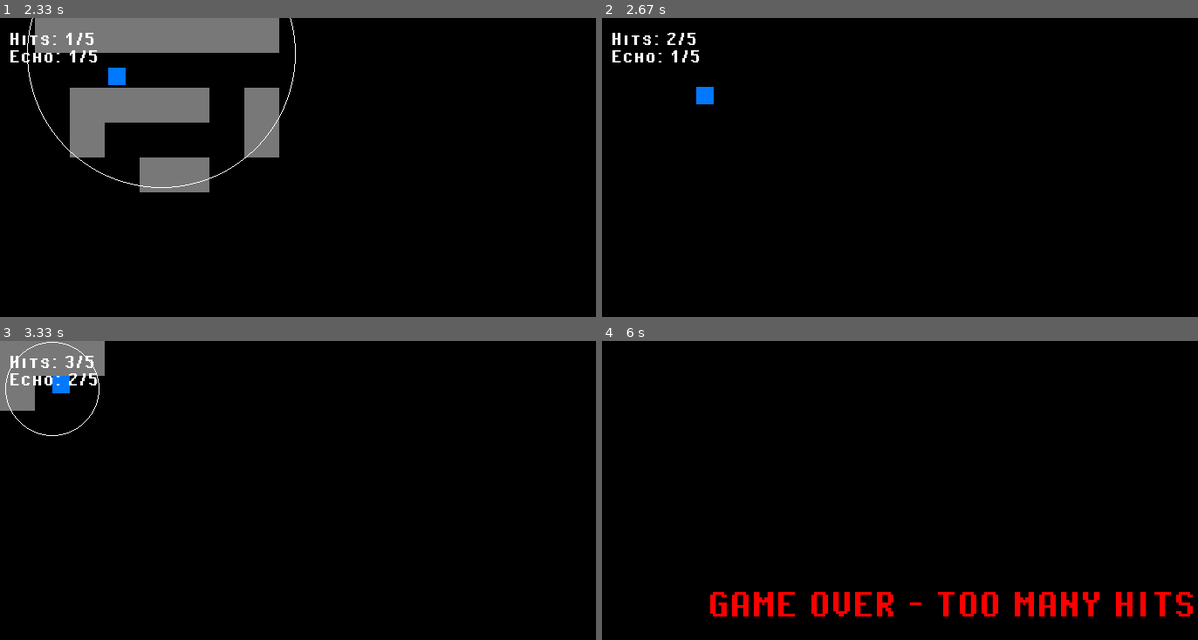
Above: before the commit, frames 1-4 (two rows, left to right).
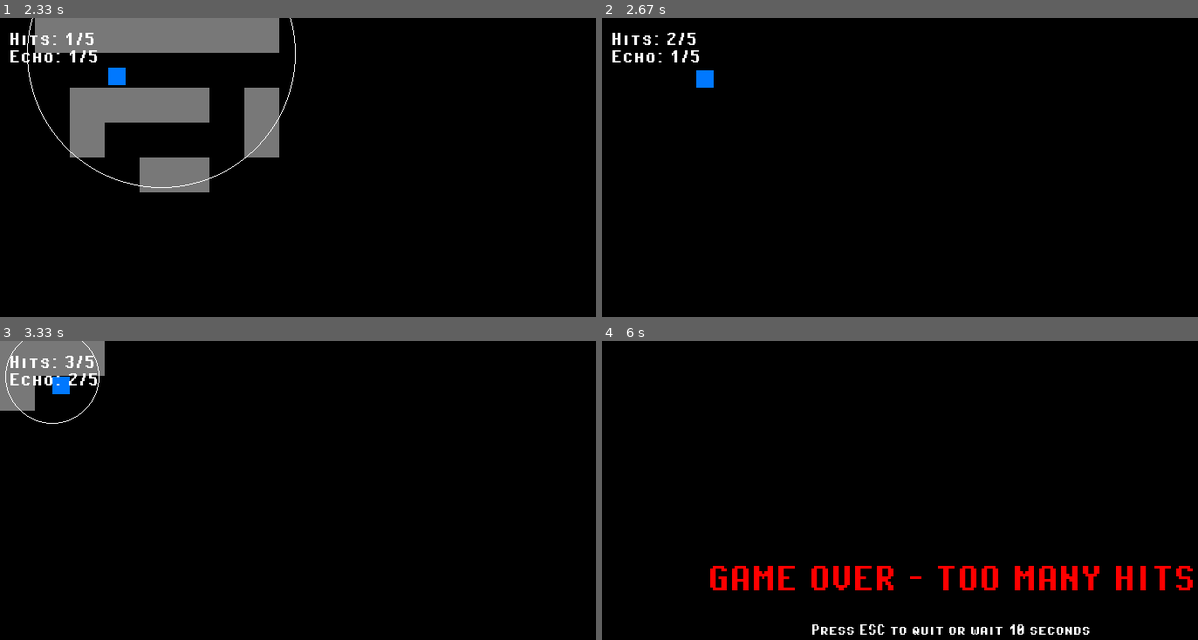
Above: after the commit, the same moments.

Repository: 065Alya/Echo-Maze-Game-Berbasis-Pygame
Game: pygame game, started from echo_maze.py
The game is run twice, just before and just after one commit, with the same random seed, the same clock (stepped at 60 frames per second) and the same inputs.
Inputs:
- Up to frame 1 (2.33 s): hold Right 0.33-0.8 s; hold Up 0.83-1.13 s; hold Right 1.17-1.63 s; hold Left 1.67-2.2 s; tap E at 1.82 s; hold Down from 2.23 s (still down)
- Up to frame 2 (2.67 s): release Down at 2.53 s; hold Left from 2.57 s (still down)
- Up to frame 3 (3.33 s): release Left at 2.97 s; hold Up from 3 s (still down); tap E at 3.15 s
- Up to frame 4 (6 s): release Up at 3.37 s; hold Right 3.4-4.03 s; hold Down 4.07-4.43 s; hold Left 4.47-4.93 s; tap E at 4.62 s; hold Right 4.97-5.43 s; hold Up 5.47-5.77 s

Frame 1 is identical in both runs. In frame 2, 0.3% of the frame differs, in the area x 15-19%, y 17-29%; in frame 3, 0.2%; in frame 4, 6.5%, in the area x 18-100%, y 75-99%.

Commit message:
improve code

Diff:
--- a/echo_maze.py
+++ b/echo_maze.py
@@ -112,7 +112,7 @@
         # Variabel untuk menyimpan perubahan posisi (delta x, delta y)
         dx, dy = 0, 0
 
-       # Mengecek tombol panah kiri - gerak ke kiri
+        # Mengecek tombol panah kiri - gerak ke kiri
         if keys[pygame.K_LEFT]:
             dx = -self.speed * dt    # Negatif = ke kiri (dikali dt agar smooth)
 
@@ -131,24 +131,52 @@
         # Menyimpan posisi lama (untuk rollback jika tabrakan)
         old_x, old_y = self.rect.x, self.rect.y
 
-        # Gerakan horizontal
-        self.rect.x += dx # Tambahkan perubahan posisi horizontal
-        # Cek apakah player menabrak dinding ATAU menabrak salah satu gate
-        if maze.is_wall(self.rect) or any(g.collide(self.rect) for g in gates):
-            self.rect.x = old_x # Kembalikan ke posisi lama (rollback)
-            self.handle_hit()   # Proses tabrakan (tambah hit counter + sound)
-
-        # Gerakan vertikal
-        self.rect.y += dy    # Tambahkan perubahan posisi vertikal
-        # Cek tabrakan vertikal dengan dinding atau gate
-        if maze.is_wall(self.rect) or any(g.collide(self.rect) for g in gates):
-            self.rect.y = old_y          # Kembalikan ke posisi lama
-            self.handle_hit()            # Proses tabrakan
+        # === GERAKAN HORIZONTAL (kiri-kanan) ===
+        # Gerakkan player secara horizontal terlebih dahulu
+        self.rect.x += dx
+
+        # Cek apakah setelah bergerak horizontal, player menabrak dinding
+        if maze.is_wall(self.rect):
+            # ROLLBACK: Kembalikan posisi horizontal ke posisi lama
+            self.rect.x = old_x
+            # Hitung hit (dengan cooldown untuk hindari double-hit)
+            self.handle_hit()
+
+        # Cek apakah player menabrak gate yang sedang aktif
+        for gate in gates:
+            if gate.collide(self.rect):
+                # ROLLBACK: Kembalikan posisi horizontal ke posisi lama
+                self.rect.x = old_x
+                # Hitung hit (dengan cooldown)
+                self.handle_hit()
+                break  # Keluar dari loop, tidak perlu cek gate lainnya
+
+        # === GERAKAN VERTIKAL (atas-bawah) ===
+        # Gerakkan player secara vertikal
+        self.rect.y += dy
+
+        # Cek apakah setelah bergerak vertikal, player menabrak dinding
+        if maze.is_wall(self.rect):
+            # ROLLBACK: Kembalikan posisi vertikal ke posisi lama
+            self.rect.y = old_y
+            # Hitung hit (dengan cooldown)
+            self.handle_hit()
+
+        # Cek apakah player menabrak gate yang sedang aktif
+        for gate in gates:
+            if gate.collide(self.rect):
+                # ROLLBACK: Kembalikan posisi vertikal ke posisi lama
+                self.rect.y = old_y
+                # Hitung hit (dengan cooldown)
+                self.handle_hit()
+                break  # Keluar dari loop
 
         # Sinkronisasi posisi GameObject dengan posisi rect
+        # Agar self.x dan self.y selalu sama dengan self.rect.x dan self.rect.y
         self.x, self.y = self.rect.x, self.rect.y
 
-    def handle_hit(self):  # Method untuk menangani tabrakan player dengan dinding/gate
+    def handle_hit(self):
+        # Method untuk menangani tabrakan player dengan dinding/gate
         # Hit hanya dihitung jika cooldown sudah habis (untuk menghindari double-hit count)
         if self.hit_cooldown <= 0:
             hit_sound.play()            # Mainkan sound tabrakan
@@ -183,28 +211,67 @@
             "10000000001000000001",
             "10111111111001111001",
             "1000000000000011000E",
+            "11001111111001111001",
+            "11100011000001111111",
+            "11001110011110011111",
+            "11000000011111100111",
             "11111111111111111111",
         ]
 
     def is_wall(self, rect):
         # Method untuk mengecek apakah rect player menyentuh dinding
-        # Loop melalui semua pixel di dalam rectangle player
-        # Dari top ke bottom dengan langkah sebesar tile
-        for y in range(rect.top, rect.bottom, self.tile):
-           # Dari left ke right dengan langkah sebesar tile
-            for x in range(rect.left, rect.right, self.tile):
-                # Konversi koordinat pixel ke koordinat grid
-                r = y // self.tile      # Baris (row) dalam grid
-                c = x // self.tile      # kolom (coloumn) dalam grid
-                if self.grid[r][c] == '1':    # Cek apakah karakter di grid[r][c] adalah '1' (dinding)
-                    return True       # Ada tabrakan
-        return False # Tidak ada tabrakan
+        # Return: True jika menabrak dinding, False jika aman
+
+        # Hitung batas-batas area yang perlu dicek
+        # Tambahkan +1 pada range untuk memastikan semua pixel tercakup
+        left = rect.left
+        right = rect.right
+        top = rect.top
+        bottom = rect.bottom
+
+        # Loop melalui semua sudut dan tepi rectangle player
+        # Ini memastikan deteksi collision yang lebih akurat
+        check_points = [
+            (left, top),           # Sudut kiri atas
+            (right - 1, top),      # Sudut kanan atas
+            (left, bottom - 1),    # Sudut kiri bawah
+            (right - 1, bottom - 1), # Sudut kanan bawah
+            (left, rect.centery),  # Tengah kiri
+            (right - 1, rect.centery), # Tengah kanan
+            (rect.centerx, top),   # Tengah atas
+            (rect.centerx, bottom - 1) # Tengah bawah
+        ]
+
+        # Cek setiap titik apakah ada yang menyentuh dinding
+        for x, y in check_points:
+            # Pastikan koordinat tidak keluar dari batas layar
+            if x < 0 or y < 0 or x >= WIDTH or y >= HEIGHT:
+                return True  # Dianggap dinding jika keluar batas
+
+            # Konversi koordinat pixel ke koordinat grid
+            r = y // self.tile  # Baris (row) dalam grid
+            c = x // self.tile  # Kolom (column) dalam grid
+
+            # Pastikan tidak keluar dari batas grid
+            if r >= len(self.grid) or c >= len(self.grid[0]):
+                return True
+
+            # Cek apakah karakter di grid[r][c] adalah '1' (dinding)
+            if self.grid[r][c] == '1':
+                return True  # Ada tabrakan dengan dinding
+
+        return False  # Tidak ada tabrakan
 
     def is_exit(self, rect):
         # Method untuk mengecek apakah player berada di pintu keluar
         r = rect.centery // self.tile       # Baris dari posisi tengah player
         c = rect.centerx // self.tile       # Kolom dari posisi tengah player
-        return self.grid[r][c] == 'E'       # Retrun True jika di pintu keluar atau diposisi 'E'
+
+        # Pastikan tidak keluar dari batas grid
+        if r >= len(self.grid) or c >= len(self.grid[0]):
+            return False
+
+        return self.grid[r][c] == 'E'       # Return True jika di pintu keluar atau diposisi 'E'
 
     def draw(self, screen, echo):
         # Method untuk menggambar dinding hanya jika terkena echo
@@ -412,15 +479,24 @@
         # Buat font besar untuk pesan akhir
         font = pygame.font.Font("PixelOperatorSC-Bold.ttf", 50)
 
+        # Buat font kecil untuk instruksi
+        small_font = pygame.font.Font("PixelOperatorSC-Bold.ttf", 20)
+
         # Tentukan warna teks: hijau jika menang, merah jika kalah
         text_color = GREEN if self.win else RED
 
         # Render teks dengan warna yang sesuai
         msg = font.render(text, True, text_color)
 
+        # Render instruksi untuk user
+        instruction = small_font.render("Press ESC to quit or wait 10 seconds", True, WHITE)
+
         # Gambar teks di tengah layar
         # get_rect(center=(x, y)) untuk posisikan di tengah
-        screen.blit(msg, msg.get_rect(center=(WIDTH // 2, HEIGHT // 2)))
+        screen.blit(msg, msg.get_rect(center=(WIDTH // 2, HEIGHT // 2 - 30)))
+
+        # Gambar instruksi di bawah pesan utama
+        screen.blit(instruction, instruction.get_rect(center=(WIDTH // 2, HEIGHT // 2 + 30)))
 
         # Update tampilan layar
         pygame.display.flip()
